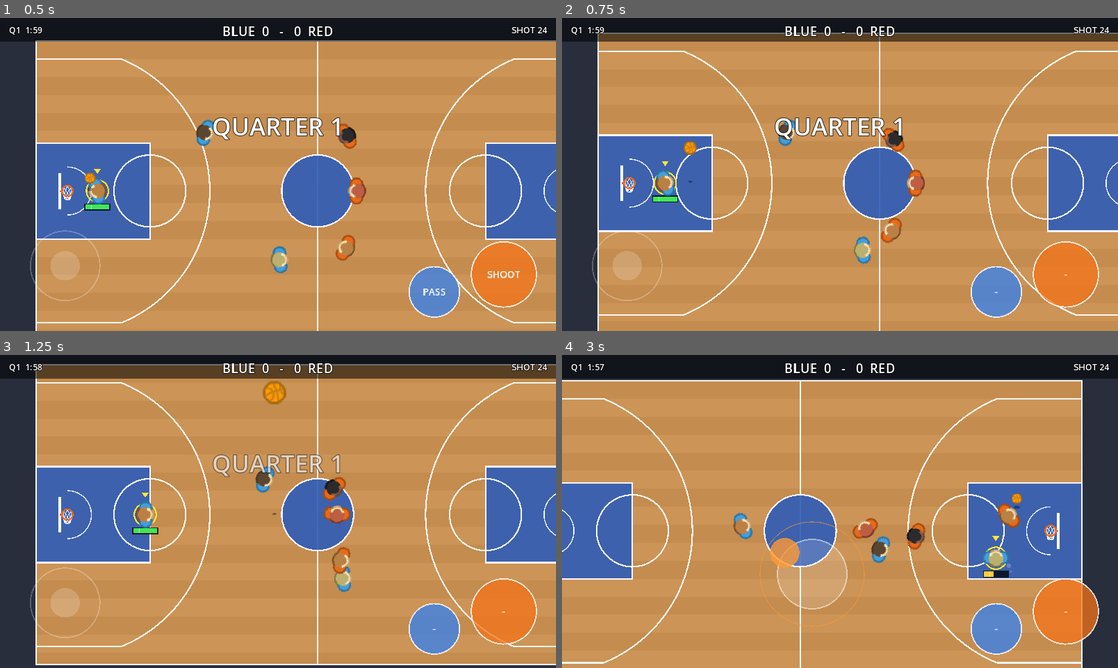
Above: before the commit, frames 1-4 (two rows, left to right).
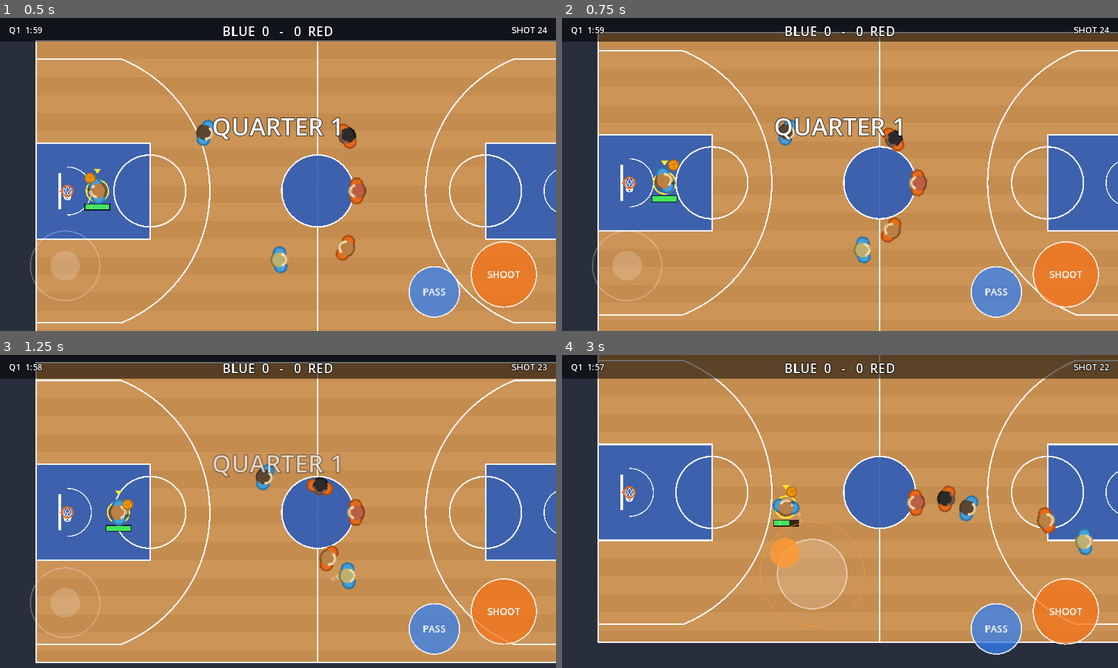
Above: after the commit, the same moments.

Repository: Kirmalo/road-trip-hoops
Game: Godot game, scene res://main.tscn
The game is run twice, just before and just after one commit, with the same random seed, the same clock (stepped at 60 frames per second) and the same inputs.
Inputs (mouse positions are in pixels of both pictures, inside the frame that each line leads up to):
- Up to frame 1 (0.5 s): no input
- Up to frame 2 (0.75 s): tap Enter at 0.5 s; move the mouse to (962, 158) at 0.52 s; hold D from 0.53 s (still down); tap J at 0.6 s; click (962, 158) at 0.67 s
- Up to frame 3 (1.25 s): keep holding D; tap Space at 0.77 s
- Up to frame 4 (3 s): release D at 1.25 s; drag from (728, 527) to (812, 574) at 1.27 s; move the mouse to (895, 442) at 2.02 s; hold D 2.03-2.75 s; hold Shift 2.03-2.75 s; drag from (812, 574) to (673, 464) at 2.77 s

Frame 1 is identical in both runs. In frame 2, 1.7% of the frame differs, in the area x 6-100%, y 4-96%; in frame 3, 7.7%; in frame 4, 46%, in the area x 0-100%, y 0-100%.

Commit message:
P2-06 Pump fake
- player.gd: a human release of SHOOT within PUMP_TAP_MAX (0.15 s) of starting
  the shot meter is a pump fake (owner Q2: only away from the rim; near the rim
  SHOOT still dunks or lays up at once, no added delay). fake_t = 0.3 s: ball
  raised, small hop, slow shuffle; A again shoots at once, a flick crosses over.
- CPU handler fakes when a defender is close in front, outside the rim range and
  inside 24 ft (CPU_PUMP_CHANCE per decision); `shooting` is true for the fake's
  time so defenders reacting to shot starts can bite.
- Bites: a defender of the other team starting a block jump within 0.4 s of the
  fake. The CPU then steps in for the shot or drives past on turbo. Hook for
  defense.gd: def.on_pump_fake(faker) is called on each opponent if it exists.
- ball.gd: ball held up (with the hop) during a fake.
- Stats: pump_fakes_t0/_t1, human_pump_fakes, cpu_pump_fakes, pump_bites_t0/_t1,
  human_pump_bites, pump_bite_shots, pump_bite_drives, pump_then_shots,
  pump_and_score, pump_then_shoot_t0/_t1.

Co-Authored-By: Claude Opus 5.5 <noreply@anthropic.com>
Claude-Session: https://claude.ai/code/session_01K8WPuYbTD1xrCASynmgFd3

Diff:
--- a/scripts/ball.gd
+++ b/scripts/ball.gd
@@ -41,6 +41,7 @@
 const HAND_FORWARD_PX := 13.0  # ball this far in front of the handler (main.STEAL_BALL_PX is 15 with no hand)
 const HAND_SIDE_PX := 9.0      # and this far to the side of the dribbling hand
 const CROSS_FRONT_PX := 6.0    # extra reach in front of the body while the ball crosses between the hands
+const PUMP_BALL_LIFT := 1.6     # pump fake: the ball rises this many times the hop height (P2-06)
 
 # ---- ball and rim sounds (tuning) ----
 const BOUNCE_MIN_SPEED := 120.0   # a loose ball must hit the floor at least this fast (px/s down) to make a sound
@@ -133,6 +134,8 @@
 					+ right * HAND_SIDE_PX * hx
 			if holder.rim_kind != "":
 				z = holder.jump_z + HAND_Z  # carried up in the jump
+			elif "fake_t" in holder and holder.fake_t > 0.0:
+				z = 26.0 + holder.jump_z * PUMP_BALL_LIFT   # pump fake: ball up as if shooting, with the hop
 			elif holder.shooting:
 				z = 26.0
 			else:
--- a/scripts/player.gd
+++ b/scripts/player.gd
@@ -81,6 +81,25 @@
 var hand_switch_t := 0.0          # seconds the nearest defender has been on the ball side
 var cpu_side := 0.0               # CPU: sidestep side committed to after a crossover
 var cpu_side_t := 0.0
+
+# ---- pump fake (P2-06; owner Q2: only away from the rim, where the shot meter shows) ----
+const PUMP_TAP_MAX := 0.15        # human: A released this soon after the meter started = pump fake (human_input.SHORT_TAP_MAX)
+const PUMP_TIME := 0.3            # seconds the fake lasts (ball raised, small hop)
+const PUMP_HOP_PX := 7.0          # height of the little hop
+const PUMP_MOVE_MULT := 0.35      # human can move slowly during the fake
+const PUMP_BITE_WINDOW := 0.4     # a defender starting a block jump this soon after the fake "bit"
+const PUMP_SCORE_WINDOW := 2.5    # a make this soon after a fake counts as pump_and_score
+const CPU_PUMP_CHANCE := 0.04     # CPU handler, defender close in front, outside the rim range: chance per decision
+const CPU_PUMP_FT := 5.0          # "close" for that decision
+const CPU_PUMP_MAX_FT := 24.0     # CPU only fakes inside this distance from the rim (a believable shot)
+const CPU_BITE_SHOOT_CHANCE := 0.5  # after a bite: chance to step in for the shot (else drive past on turbo)
+const CPU_BITE_SHOOT_FT := 20.0   # shoot after a bite only inside this
+const CPU_BITE_DRIVE := 0.8       # seconds the CPU sprints to the rim after a bite
+
+var cpu_faking := false           # CPU fake in progress (shooting is true for the fake's time)
+var since_fake := 99.0            # seconds since this player's last pump fake started
+var fake_bit := false             # a defender bit on the current/last fake
+var cpu_drive_t := 0.0            # CPU: seconds left driving to the rim after a bite
 
 # ---- turbo and stamina (tuning) ----
 # (how far to pull the joystick to sprint is TURBO_PULL in touch_controls.gd)
@@ -207,6 +226,8 @@
 	poke_t = maxf(0.0, poke_t - delta)
 	cross_cd = maxf(0.0, cross_cd - delta)
 	cpu_side_t = maxf(0.0, cpu_side_t - delta)
+	cpu_drive_t = maxf(0.0, cpu_drive_t - delta)
+	update_pump_fake(delta)
 	if cross_t > 0.0:
 		cross_t = maxf(0.0, cross_t - delta)
 		if not has_ball() or shooting or is_airborne():
@@ -226,7 +247,7 @@
 			shot_charge += delta / 0.9
 			if shot_charge >= 1.2:
 				release_shot()
-		else:
+		elif not cpu_faking:          # a CPU pump fake ends in update_pump_fake, not with a shot
 			cpu_shot_time -= delta
 			if cpu_shot_time <= 0.0:
 				release_shot()
@@ -236,6 +257,9 @@
 		if desired.length() < 1.0 and ball.state == ball.PASS and ball.receiver == self:
 			desired = seek(ball.position, 1.0)
 		want_turbo = human_turbo_input() and desired.length() > 1.0
+		if fake_t > 0.0:
+			desired *= PUMP_MOVE_MULT     # pump fake: ball up, only a slow shuffle
+			want_turbo = false
 	else:
 		ai(delta)
 		desired = seek(target, speed_mult)
@@ -355,6 +379,8 @@
 		dir = Vector2.from_angle(facing + PI / 2.0 * dribble_side)
 	if kind != "cross":
 		game.stat("cross_from_" + kind)   # the detector called it a spin: played as a crossover (Q1)
+	if fake_t > 0.0:
+		end_pump_fake()   # out of a pump fake into a crossover
 	move_kind = "cross"
 	cross_dir = dir.normalized()
 	cross_t = CROSS_TIME
@@ -409,7 +435,7 @@
 		hand_switch_t = 0.0
 		return
 	var goal := dribble_side
-	if shooting or is_airborne():
+	if shooting or is_airborne() or fake_t > 0.0:
 		goal = 0.0
 	elif cross_t <= 0.0:
 		var o = game.nearest_opponent(self)
@@ -425,6 +451,102 @@
 			hand_switch_t = 0.0
 	var rate := CROSS_HAND_RATE if cross_t > 0.0 else HAND_SWITCH_RATE
 	hand_x = move_toward(hand_x, goal, rate * delta)
+
+# ---------------- pump fake (P2-06) ----------------
+
+# The human's A release ended the meter this quickly: a pump fake. Uses human_input's short-tap flag when it is
+# there, and always checks the meter time itself (the meter's auto-release at full charge is never a tap).
+func is_pump_tap() -> bool:
+	if shot_charge * 0.9 > PUMP_TAP_MAX + 0.02:
+		return false
+	var inp = game.input
+	if inp != null and "last_a_short" in inp:
+		return inp.last_a_short
+	return true
+
+# Human: the shot meter was started and A released at once. Keeps the ball; A again shoots right away.
+func start_pump_fake() -> void:
+	shooting = false
+	shot_charge = 0.0
+	_begin_fake()
+	if game.is_human(self):
+		game.stat("human_pump_fakes")
+
+# CPU: a fake looks like a real shot start (`shooting` is true for the fake's time) so defenders that react to
+# shots can bite. It ends in update_pump_fake().
+func start_cpu_pump_fake() -> void:
+	if not has_ball() or shooting or rim_kind != "":
+		return
+	shooting = true
+	cpu_faking = true
+	_begin_fake()
+	game.stat("cpu_pump_fakes")
+
+func _begin_fake() -> void:
+	fake_t = PUMP_TIME
+	since_fake = 0.0
+	fake_bit = false
+	game.stat("pump_fakes_t%d" % team)
+	# hook for defense.gd (P2-07/P2-08): a CPU defender may jump at the fake
+	for o in game.teams[1 - team]:
+		if o.def != null and o.def.has_method("on_pump_fake"):
+			o.def.on_pump_fake(self)
+
+func end_pump_fake() -> void:
+	fake_t = 0.0
+	if not is_airborne():
+		jump_z = 0.0
+	if cpu_faking:
+		cpu_faking = false
+		shooting = false
+
+# Runs every frame: the fake's hop, its end, and whether a defender bit (started a block jump right after it).
+func update_pump_fake(delta: float) -> void:
+	since_fake += delta
+	if cpu_faking and not shooting:
+		end_pump_fake()       # main.gd reset the play (new possession, period end)
+	if fake_t > 0.0:
+		if not has_ball() or is_airborne():
+			end_pump_fake()   # stripped, or the ball is gone
+		else:
+			fake_t = maxf(0.0, fake_t - delta)
+			jump_z = PUMP_HOP_PX * sin(PI * (1.0 - fake_t / PUMP_TIME))
+			if fake_t <= 0.0:
+				var was_cpu := cpu_faking
+				end_pump_fake()
+				if was_cpu and fake_bit:
+					cpu_punish_bite()
+	if not fake_bit and since_fake <= PUMP_BITE_WINDOW:
+		for o in game.teams[1 - team]:
+			if o.block_jump_t >= 0.0 and o.block_jump_t <= since_fake + 0.001:
+				fake_bit = true
+				game.stat("pump_bites_t%d" % team)
+				if game.is_human(self):
+					game.stat("human_pump_bites")
+				if fake_t <= 0.0 and not game.is_human(self):
+					cpu_punish_bite()
+				break
+
+# CPU after a defender bit: step in for the shot, or drive past him on turbo.
+func cpu_punish_bite() -> void:
+	if not has_ball() or shooting or rim_kind != "":
+		return
+	var d_ft: float = position.distance_to(game.attack_hoop(team)) / game.FT
+	if d_ft <= CPU_BITE_SHOOT_FT and game.rng.randf() < CPU_BITE_SHOOT_CHANCE:
+		game.stat("pump_bite_shots")
+		start_shot()
+	else:
+		game.stat("pump_bite_drives")
+		cpu_drive_t = CPU_BITE_DRIVE
+
+# Counts a make shortly after this player's pump fake (call right after game.release_shot).
+func count_pump_and_score() -> void:
+	if since_fake > PUMP_SCORE_WINDOW:
+		return
+	var ball = game.ball
+	game.stat("pump_then_shots")
+	if ball.state == ball.SHOT and ball.shot_made and ball.shooter == self:
+		game.stat("pump_and_score")
 
 # ---------------- turbo ----------------
 
@@ -486,6 +608,9 @@
 
 func start_shot() -> void:
 	if has_ball() and not shooting and rim_kind == "":
+		if fake_t > 0.0:
+			end_pump_fake()   # out of a pump fake straight into the real shot
+			game.stat("pump_then_shoot_t%d" % team)
 		var d_ft: float = position.distance_to(game.attack_hoop(team)) / game.FT
 		if d_ft <= LAYUP_RANGE:
 			start_rim_move(d_ft)
@@ -497,6 +622,9 @@
 func release_shot() -> void:
 	if not shooting or rim_kind != "":
 		return  # dunks and layups release on their own
+	if game.is_human(self) and is_pump_tap():
+		start_pump_fake()     # a short tap of SHOOT: pump fake instead of a near-useless 0.6 shot (owner Q2)
+		return
 	shooting = false
 	var quality := 1.0
 	if game.is_human(self):
@@ -527,6 +655,7 @@
 			game.stat("jumper_threes_t%d" % team)
 	game.release_shot(self, quality)
 	var ball = game.ball
+	count_pump_and_score()
 	if counted and ball.state == ball.SHOT and ball.shot_made:
 		game.stat("jumper_makes_t%d" % team)
 		if three:
@@ -607,6 +736,7 @@
 	var target := DUNK_OPEN_PCT if rim_kind == "dunk" else LAYUP_OPEN_PCT
 	var fire_mult := FIRE_SHOT_BONUS if on_fire else 1.0
 	game.release_shot(self, target / base * rim_quality * fire_mult)
+	count_pump_and_score()
 	if ball.state == ball.SHOT:
 		ball.blocked_checked = true  # the take-off contest replaces the CPU jump-shot contest
 
@@ -700,6 +830,10 @@
 				side = cpu_side   # keep going the way the crossover went
 			step_side = side
 			target = position + (d * 0.4 - d.orthogonal() * side) * 120.0
+	# a defender bit on my pump fake: drive past him
+	if cpu_drive_t > 0.0:
+		target = hoop + Vector2(game.inward(hoop) * 3.0 * FT, 0)
+		cpu_turbo_want = true
 	# sprint on a fast break, or when the lane to the rim is open
 	if fast_break or (open_ft > 6.0 and dist_ft > 8.0 and lane_open(hoop)):
 		cpu_turbo_want = true
@@ -730,6 +864,9 @@
 		cpu_side = -step_side
 		cpu_side_t = CPU_CROSS_COMMIT
 		start_crossover((d * 0.4 - d.orthogonal() * cpu_side).normalized(), "cross")
+	elif step_side != 0.0 and open_ft < CPU_PUMP_FT and dist_ft > LAYUP_RANGE + 1.0 and dist_ft <= CPU_PUMP_MAX_FT \
+			and since_fake > 2.0 * PUMP_SCORE_WINDOW and game.rng.randf() < CPU_PUMP_CHANCE:
+		start_cpu_pump_fake()   # sell the shot to a defender right in front
 	elif dist_ft >= CPU_PULLUP_MIN_FT and dist_ft <= CPU_PULLUP_MAX_FT and not three \
 			and (open_ft >= CPU_PULLUP_ROOM_FT or guard_behind) and game.rng.randf() < CPU_PULLUP_CHANCE:
 		game.stat("pullups_t%d" % team)
